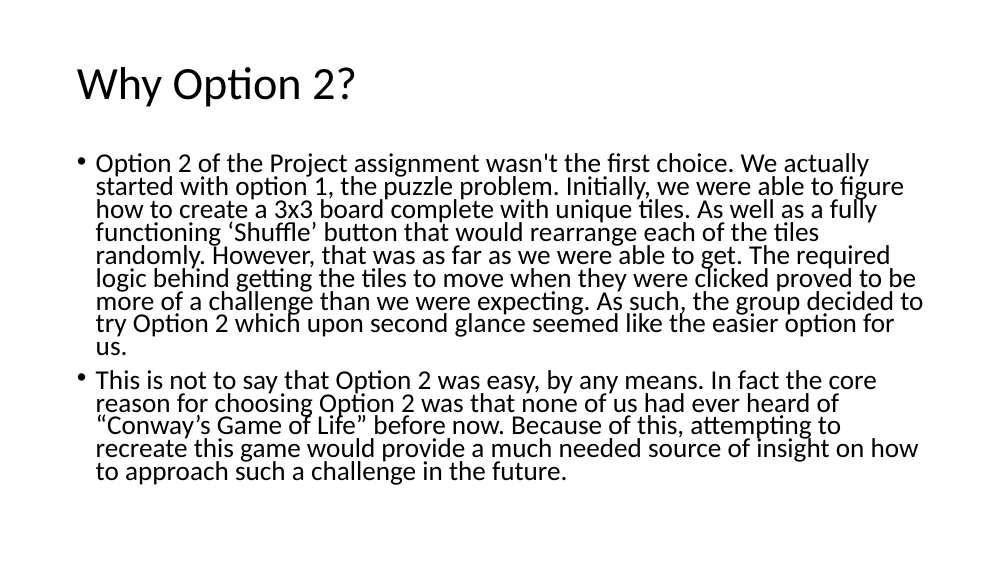
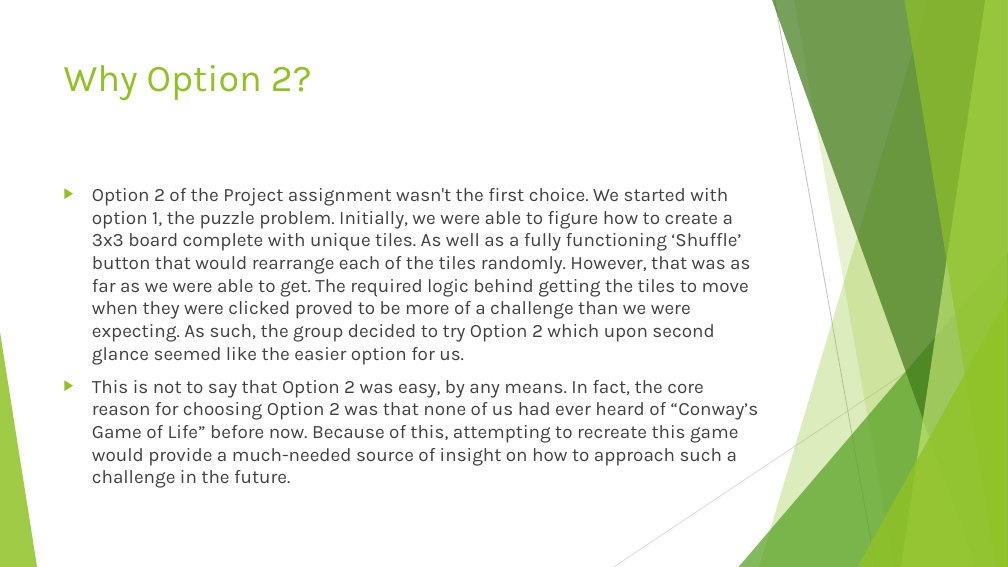
Before and after one commit to WebProgrammingTeam3/Project3, a slide deck: slide 3 of Project3.pptx (slide 4 before the commit). Drawn at 1008x567 pixels with LibreOffice and Linux fonts; fonts in the diff are those of the drawing. Boxes give left, top, right and bottom in pixels: in the first picture for what was removed or moved away, otherwise in the second. Text is boxed around its words. In the diff, an @@ line names an element or a change of style, - is before the commit and + after.

Commit message:
Updated powerpoint

```diff
--- a/Project3.pptx
+++ b/Project3.pptx
@@ title "Why Option 2?": place and size @@
-title "Why Option 2?" at (77, 67, 357, 107)
+title "Why Option 2?" at (64, 65, 312, 101)
@@ title "Why Option 2?" at (64, 65, 312, 101): size 44 to 36 pt, font Calibri to Karla, text colour #000000 to #90C226; line spacing 0.9 to 1; vertical alignment middle to top @@
@@ text at (92, 188, 759, 488): text changed; size 25.9 to 18 pt; font Calibri to Karla; text colour #000000 to #404040 @@
-• Option 2 of the Project assignment wasn't the first choice. We actually started with option 1, the puzzle problem. Initially, we were able to figure how to create a 3x3 board complete with unique tiles. As well as a fully functioning ‘Shuffle’ button that would rearrange each of the tiles randomly. However, that was as far as we were able to get. The required logic behind getting the tiles to move when they were clicked proved to be more of a challenge than we were expecting. As such, the group decided to try Option 2 which upon second glance seemed like the easier option for us.
-• This is not to say that Option 2 was easy, by any means. In fact the core reason for choosing Option 2 was that none of us had ever heard of “Conway’s Game of Life” before now. Because of this, attempting to recreate this game would provide a much needed source of insight on how to approach such a challenge in the future.
+▶ Option 2 of the Project assignment wasn't the first choice. We started with option 1, the puzzle problem. Initially, we were able to figure how to create a 3x3 board complete with unique tiles. As well as a fully functioning ‘Shuffle’ button that would rearrange each of the tiles randomly. However, that was as far as we were able to get. The required logic behind getting the tiles to move when they were clicked proved to be more of a challenge than we were expecting. As such, the group decided to try Option 2 which upon second glance seemed like the easier option for us.
+▶ This is not to say that Option 2 was easy, by any means. In fact, the core reason for choosing Option 2 was that none of us had ever heard of “Conway’s Game of Life” before now. Because of this, attempting to recreate this game would provide a much-needed source of insight on how to approach such a challenge in the future.
@@ group added at (0, 0, 1008, 567): 5 freeform shapes, 3 triangles, 2 lines @@
```
Also in this commit, not shown: 11 other slides changed, 4 slides added, 1 slide removed.
